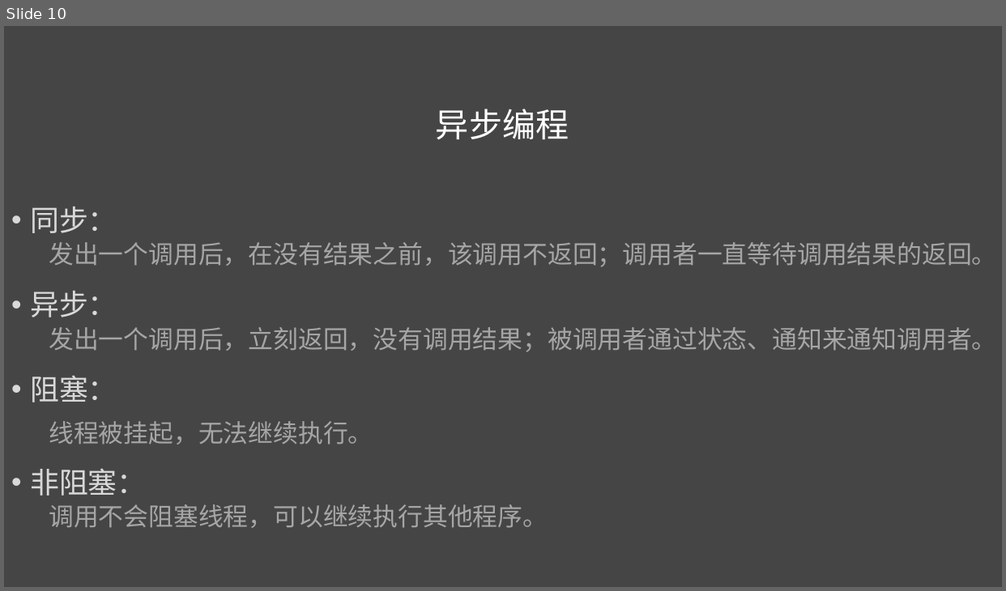
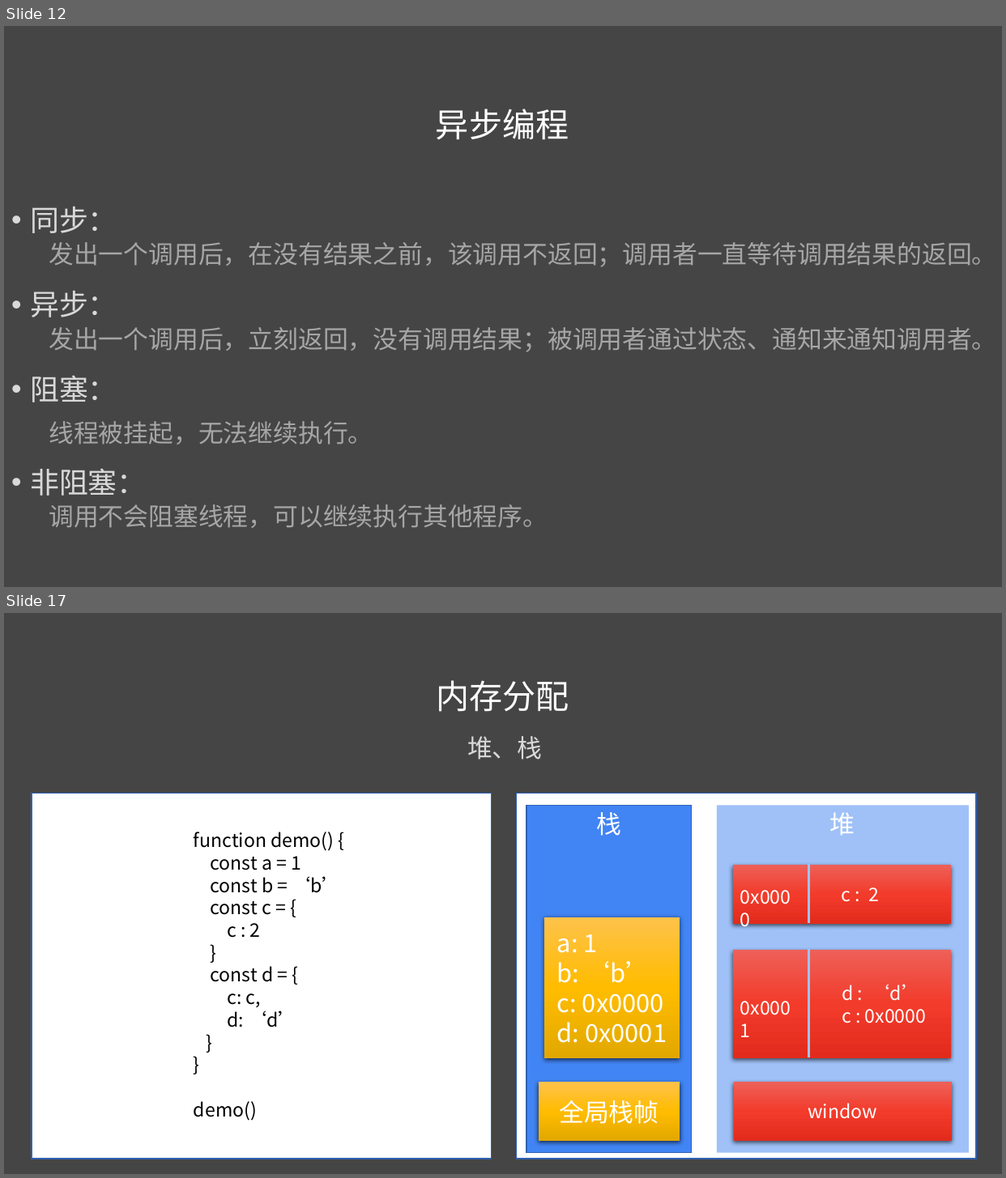
Before and after one commit to liuweiGL/share, a slide deck: ppt/JavaScript基础二.pptx. Shown one above the other, each under a label of ours: slide 10 before the commit, slides 12 and 17 after it; the slides between them are not shown. The pictures are 1006x591 and 1006x1178 pixels, drawn with LibreOffice and Linux fonts; fonts in the diff are those of the drawing. Boxes give left, top, right and bottom in pixels: in the first picture for what was removed or moved away, otherwise in the second. Text is boxed around its words. In the diff, an @@ line names an element or a change of style, - is before the commit and + after.

```diff
--- a/ppt/JavaScript基础二.pptx
+++ b/ppt/JavaScript基础二.pptx
@@ slide 17 added at (4, 613, 1002, 1174), background #454545 @@
@@ text added at (437, 680, 569, 712), 32 pt, text #FFFFFF @@
+内存分配
@@ text added at (467, 736, 542, 760), 24 pt, text #D9D9D9 @@
+堆、栈
@@ rectangle added at (32, 794, 492, 1159), fill #FFFFFF, outline #3062B4 1 pt, 18 pt, text #000000 @@
+function demo() {
+const a = 1
+const b = ‘b’
+const c = {
+c : 2
+}
+const d = {
+c: c,
+d: ‘d’
+}
+}
+demo()
@@ rectangle added at (517, 794, 977, 1159), fill #FFFFFF, outline #3062B4 1 pt @@
@@ rectangle added at (526, 806, 691, 1153), fill #4184F3, outline #3062B4 1 pt, 24 pt, text #FFFFFF @@
+栈
@@ rectangle added at (717, 806, 968, 1153), fill #4184F3 at 50% opacity, 24 pt, text #FFFFFF @@
+堆
@@ rectangle added at (733, 865, 951, 924), fill gradient #EE6159 to #F33B2C to #E22C1D, 18 pt, text #FFFFFF @@
+c : 2
@@ line added from (809, 865) to (809, 923), #A0C1F9 2 pt @@
@@ text added at (733, 882, 809, 912), 18 pt, text #FFFFFF @@
+0x0000
@@ rectangle added at (544, 917, 680, 1059), fill gradient #FEC34B to #FFBD00 to #E3A800, 24 pt, text #FFFFFF @@
+a: 1
+b: ‘b’
+c: 0x0000
+d: 0x0001
@@ rectangle added at (733, 951, 951, 1059), fill gradient #EE6159 to #F33B2C to #E22C1D, 18 pt, text #FFFFFF @@
+d : ‘d’
+c : 0x0000
@@ line added from (809, 949) to (809, 1058), #A0C1F9 2 pt @@
@@ text added at (733, 993, 809, 1023), 18 pt, text #FFFFFF @@
+0x0001
@@ rectangle added at (539, 1082, 680, 1142), fill gradient #FEC34B to #FFBD00 to #E3A800, 24 pt, text #FFFFFF @@
+全局栈帧
@@ rectangle added at (734, 1082, 952, 1142), fill gradient #EE6159 to #F33B2C to #E22C1D, 18 pt, text #FFFFFF @@
+window
@@ what was slide 10 is now slide 12 @@
```
Also in this commit, not shown: 4 slides changed, 14 other slides added, 2 slides removed.
